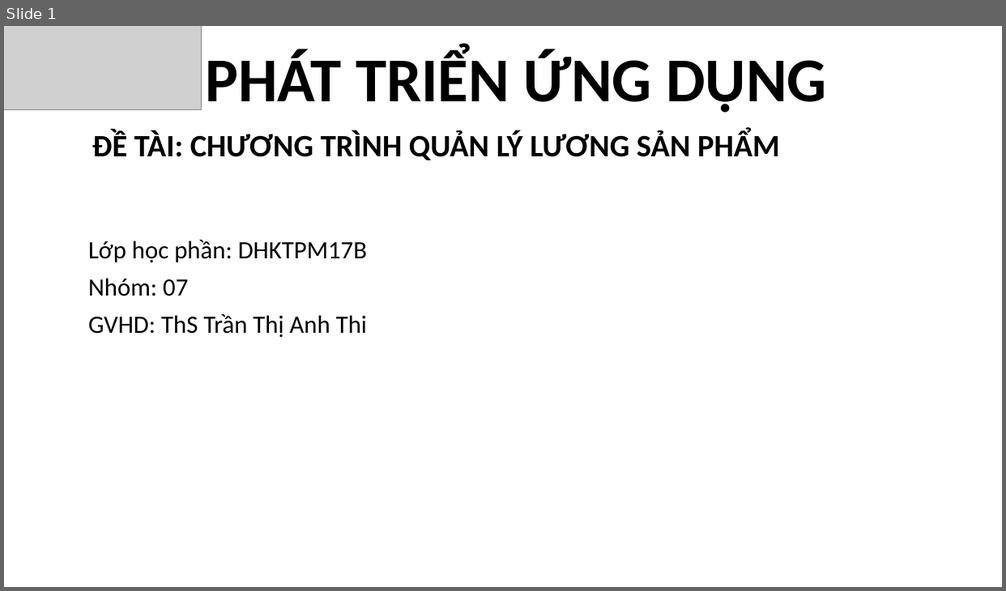
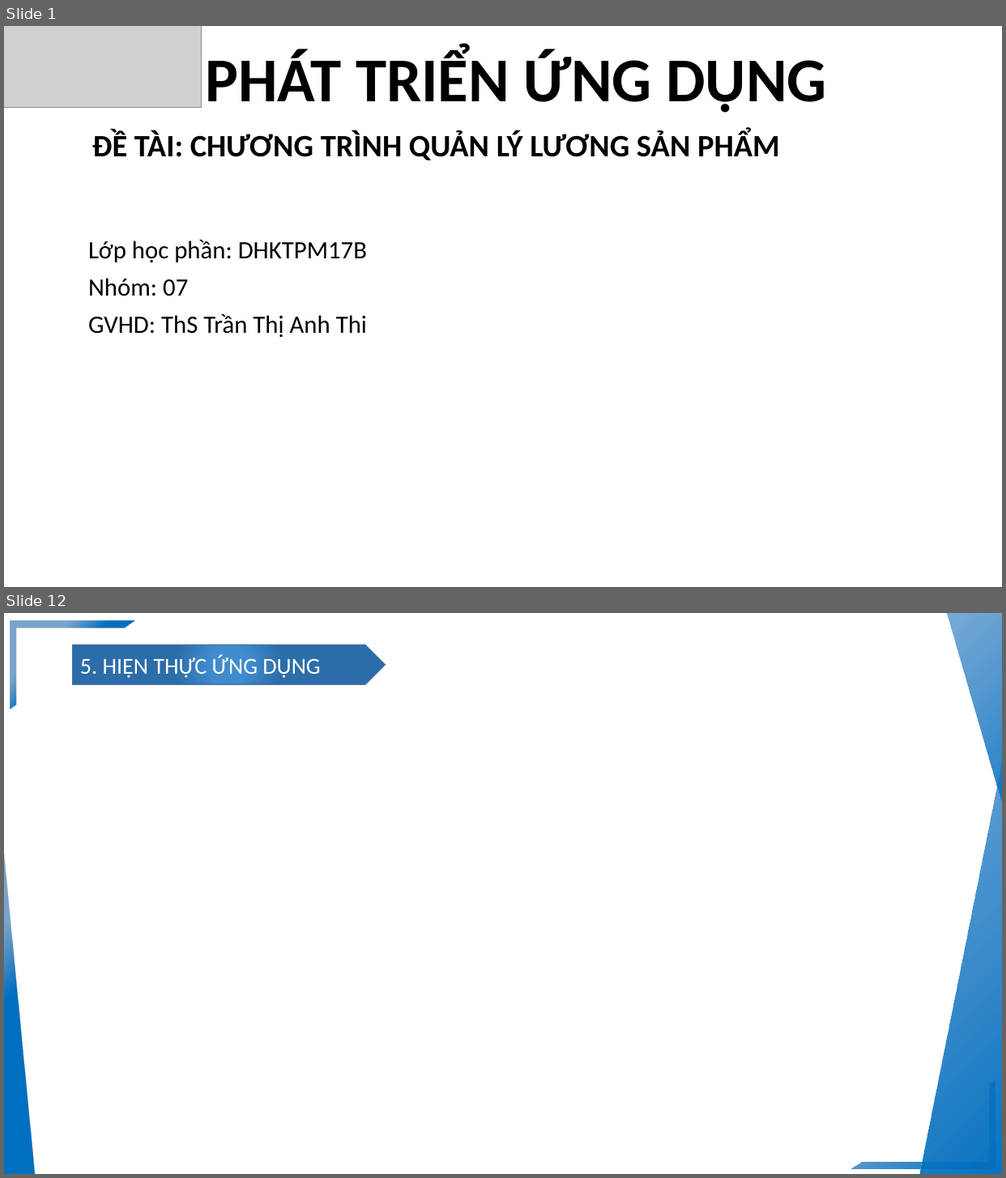
Before and after one commit to AnVungTau/PTUD-Nhoms7_l-ng, a slide deck: PTUD_2023_Nhom7_DHKTPM17B/FileTrinhChieu/Nhom07_UngDungQuanLyLuongSanPham.pptx. Shown one above the other, each under a label of ours: slide 1 before the commit, slides 1 and 12 after it; the slides between them are not shown. The pictures are 1006x591 and 1006x1178 pixels, drawn with LibreOffice and Linux fonts; fonts in the diff are those of the drawing; grey boxes stand for pictures; background and template pictures are left out. Boxes give left, top, right and bottom in pixels: in the first picture for what was removed or moved away, otherwise in the second. Text is boxed around its words. In the diff, an @@ line names an element or a change of style, - is before the commit and + after.

```diff
--- a/PTUD_2023_Nhom7_DHKTPM17B/FileTrinhChieu/Nhom07_UngDungQuanLyLuongSanPham.pptx
+++ b/PTUD_2023_Nhom7_DHKTPM17B/FileTrinhChieu/Nhom07_UngDungQuanLyLuongSanPham.pptx
@@ slide 12 added at bbox=[4, 613, 1002, 1174], background #FFFFFF @@
@@ half frame added at bbox=[10, 620, 135, 709], fill gradient #0070C0 to #2D71AE @@
@@ right triangle added at bbox=[943, 613, 1002, 877], fill gradient #0070C0 to #327DC2 @@
@@ pentagon arrow added at bbox=[73, 645, 385, 685], fill gradient #408BCE to #2B6DA9, outline #43739E 1 pt, 22 pt, text #FFFFFF @@
+5. HIỆN THỰC ỨNG DỤNG
@@ right triangle added at bbox=[918, 655, 1002, 1174], fill gradient #0070C0 to #327DC2 @@
@@ right triangle added at bbox=[4, 813, 36, 1174], fill gradient #0070C0 to #2D71AE @@
@@ half frame added at bbox=[850, 1080, 995, 1169], fill gradient #0070C0 to #327DC2 @@
@@ slide 1 changed as well @@
@@ picture: place and size @@
-picture at bbox=[4, 26, 201, 110]
+picture at bbox=[4, 26, 201, 107]
```
Also in this commit, not shown: 1 other slide changed, 15 other slides added, 10 slides removed, 3 other files.
